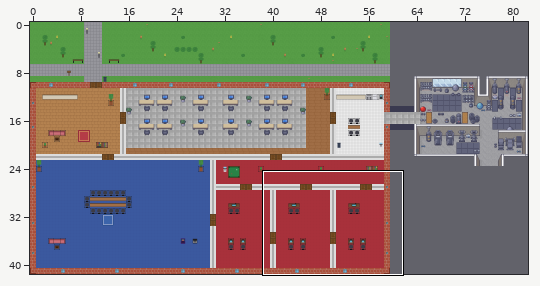
Tiled map (JSON): client/public/maps/default.tmj. The picture above shows the old version from afar; the outline marks the close-up.
Close-up. Earlier state:
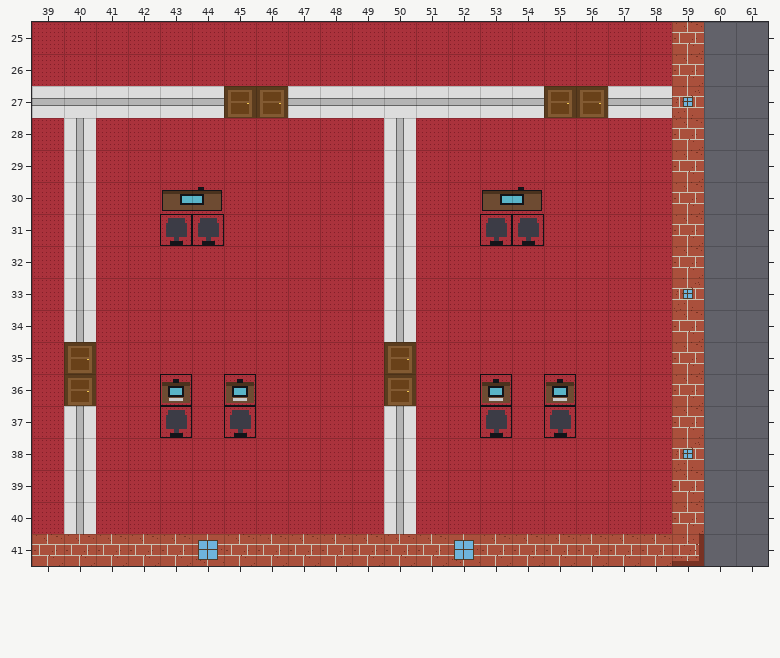
Cells are 32x32 px. Shown: x 39..61, y 25..41. The commit also changed other parts of the map, which this record leaves out.
After the commit:
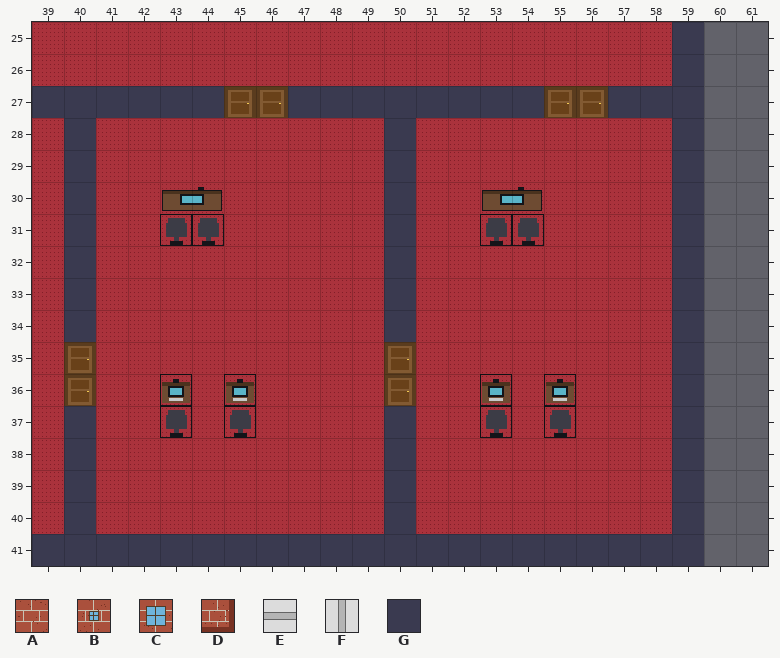
Key: from "basic": A 32, B 33, C 34, D 41, E 48, F 49; from "room_builder": G 8.
_ is an empty cell.
From old to new:
Layer "walls":
y 25..26: x 59 A -> G
y 27: x 39..44 EEEEEE -> GGGGGG; x 47..54 EEEEEEEE -> GGGGGGGG; x 57..59 EEB -> GGG
y 28..32: x 40 F -> G; x 50 F -> G; x 59 A -> G
y 33: x 40 F -> G; x 50 F -> G; x 59 B -> G
y 34: x 40 F -> G; x 50 F -> G; x 59 A -> G
y 35..36: x 59 A -> G
y 37: x 40 F -> G; x 50 F -> G; x 59 A -> G
y 38: x 40 F -> G; x 50 F -> G; x 59 B -> G
y 39..40: x 40 F -> G; x 50 F -> G; x 59 A -> G
y 41: x 39..59 AAAAACAAAAAAACAAAAAAD -> GGGGGGGGGGGGGGGGGGGGG
